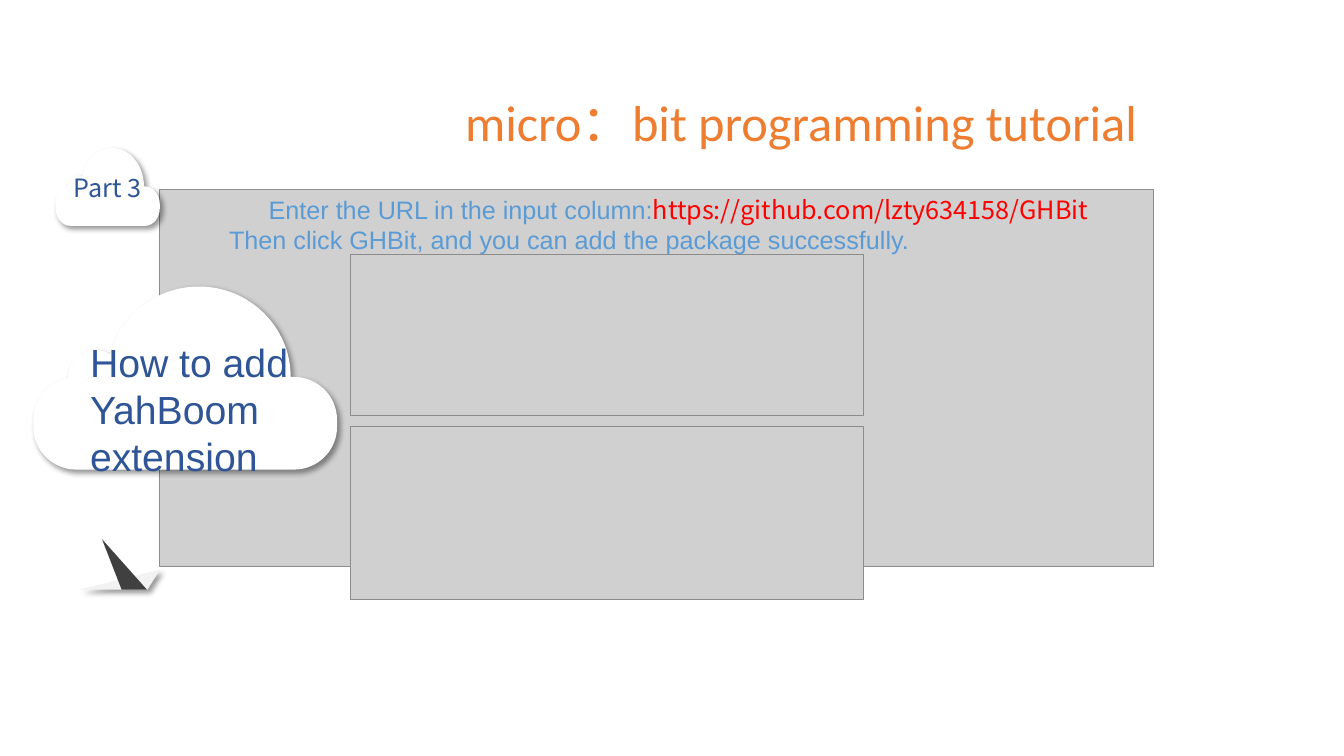
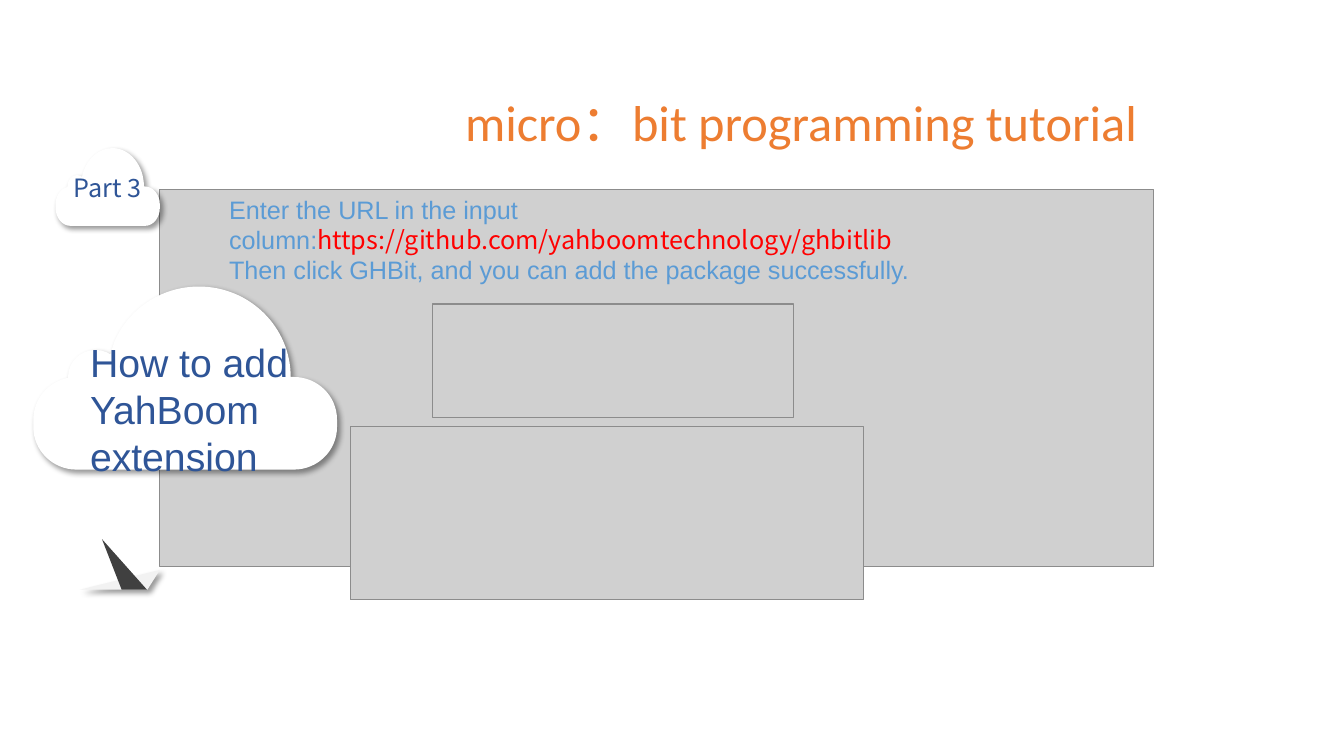
Before and after one commit to YahboomTechnology/Microbit-Game-Handle, a slide deck: slide 9 of 1.Experimental preparation/1.Preparation before the experiment/0.Preparation before the class(Web).pptx. Drawn at 1344x756 pixels with LibreOffice and Linux fonts; fonts in the diff are those of the drawing; grey boxes stand for pictures; background and template pictures are left out. Boxes give left, top, right and bottom in pixels: in the first picture for what was removed or moved away, otherwise in the second. Text is boxed around its words. In the diff, an @@ line names an element or a change of style, - is before the commit and + after.

```diff
--- a/1.Experimental preparation/1.Preparation before the experiment/0.Preparation before the class(Web).pptx
+++ b/1.Experimental preparation/1.Preparation before the experiment/0.Preparation before the class(Web).pptx
@@ text at box(229, 201, 892, 255): text changed @@
-Enter the URL in the input column:https://github.com/lzty634158/GHBit
+Enter the URL in the input column:https://github.com/yahboomtechnology/ghbitlib
@@ picture: place and size @@
-picture at box(351, 255, 864, 416)
+picture at box(433, 304, 795, 417)
```
